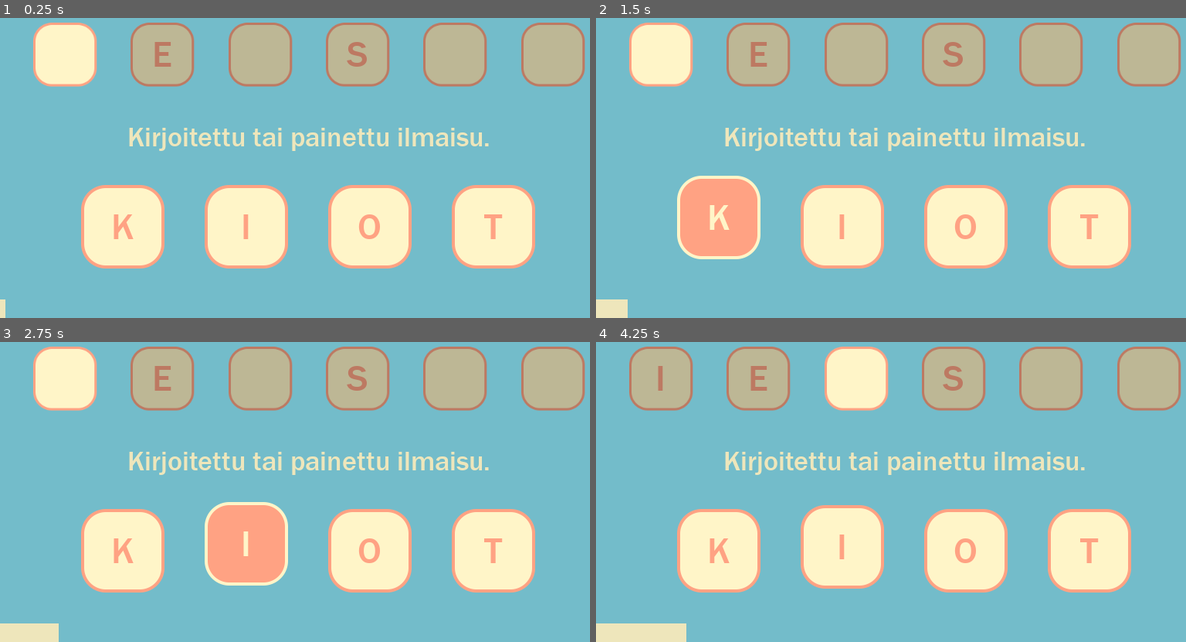
Above: before the commit, frames 1-4 (two rows, left to right).
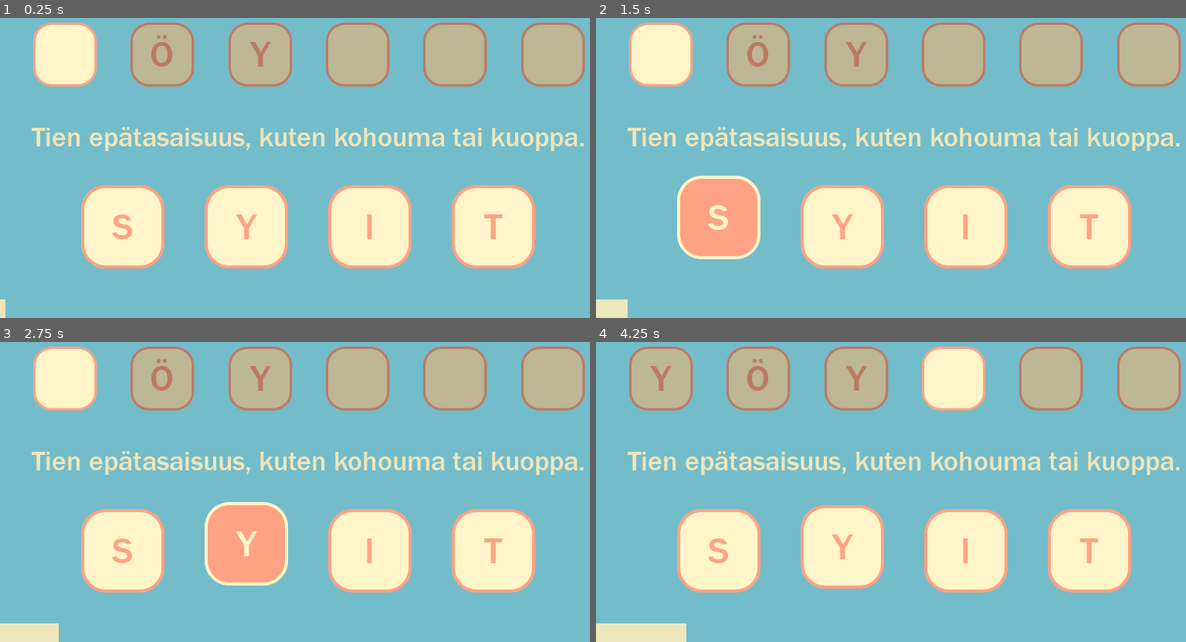
Above: after the commit, the same moments.

Repository: Tuizku/AisticoGamePrototypes
Game: Godot game, scene res://srv/game.tscn
Two runs of this game, one before a commit and one after it. Both use one fixed random seed, a clock stepped at 60 frames per second and the inputs below.
Inputs:
- Up to frame 1 (0.25 s): no input
- Up to frame 2 (1.5 s): tap Enter at 0.5 s; hold Up (ui_up) 0.53-1.28 s
- Up to frame 3 (2.75 s): hold Up (ui_up) from 2.03 s (still down)
- Up to frame 4 (4.25 s): release Up (ui_up) at 3.53 s

The runs differ from the first frame. In frame 1, 3.6% of the frame differs, in the area x 5-99%, y 5-74%; in frame 2, 3.6%; in frame 3, 3.6%; in frame 4, 7.7%, in the area x 5-99%, y 1-74%.

Commit message:
pikku update

Diff:
--- a/Sanapeli v.0.3/data/words.json
+++ b/Sanapeli v.0.3/data/words.json
@@ -186,5 +186,125 @@
   {
     "word": "pitkä",
     "definition": "Suuri pituudeltaan, päinvastainen kuin lyhyt."
+  },
+  {
+    "word": "huikka",
+    "definition": "Pikkuinen kulaukseen tarkoitettu määrä."
+  },
+  {
+    "word": "harppu",
+    "definition": "Musiikki-instrumentti, joka soitetaan sormilla tai plektralla."
+  },
+  {
+    "word": "myrkky",
+    "definition": "Myrkyllinen aine, voi aiheuttaa vahinkoa tai kuoleman."
+  },
+  {
+    "word": "talo",
+    "definition": "Asuinrakennus ihmisille tai eläimille."
+  },
+  {
+    "word": "tehota",
+    "definition": "Toimia tehokkaasti tai tuottavasti."
+  },
+  {
+    "word": "tuuli",
+    "definition": "Ilman liikkeestä aiheutuva ilmiö, tuottaa ilmavirtauksia."
+  },
+  {
+    "word": "tuhma",
+    "definition": "Käyttäytyminen, joka rikkoo sääntöjä tai normeja."
+  },
+  {
+    "word": "hyvyys",
+    "definition": "Hyväntahtoisuus ja rehellisyys."
+  },
+  {
+    "word": "orava",
+    "definition": "Pieni nisäkäs, joka asustaa puissa ja kerää pähkinöitä."
+  },
+  {
+    "word": "betoni",
+    "definition": "Rakennusmateriaali, joka koostuu sementistä, hiekasta ja vedestä."
+  },
+  {
+    "word": "elää",
+    "definition": "Olla elossa ja kokea elämän tapahtumia."
+  },
+  {
+    "word": "tässä",
+    "definition": "Lähellä oleva paikka tai ajankohta."
+  },
+  {
+    "word": "aihe",
+    "definition": "Tietty teema tai asia, josta keskustellaan tai kirjoitetaan."
+  },
+  {
+    "word": "paljon",
+    "definition": "Suuri määrä tai määrällisesti runsas."
+  },
+  {
+    "word": "rokote",
+    "definition": "Lääkeaine, joka auttaa suojaamaan sairauksilta."
+  },
+  {
+    "word": "viiri",
+    "definition": "Lipun tapainen lippu, joka heiluu tuulessa."
+  },
+  {
+    "word": "kärsiä",
+    "definition": "Tuntea kipua, haittaa tai vastoinkäymisiä."
+  },
+  {
+    "word": "töyssy",
+    "definition": "Tien epätasaisuus, kuten kohouma tai kuoppa."
+  },
+  {
+    "word": "lounas",
+    "definition": "Päivän keskipäivän ateria."
+  },
+  {
+    "word": "outlet",
+    "definition": "Paikka, josta voi ostaa tuotteita alennettuun hintaan."
+  },
+  {
+    "word": "kooste",
+    "definition": "Yhteenveto tai kokoelma asioista."
+  },
+  {
+    "word": "parkki",
+    "definition": "Paikka, johon autot pysäköidään."
+  },
+  {
+    "word": "rikkoa",
+    "definition": "Aiheuttaa vahinkoa tai hajottaa jotain."
+  },
+  {
+    "word": "keinu",
+    "definition": "Istuintyyppinen leikkiväline, joka liikkuu edestakaisin."
+  },
+  {
+    "word": "vaahto",
+    "definition": "Ilmakuplilla täytetty neste, kuten saippuavesi."
+  },
+  {
+    "word": "pesä",
+    "definition": "Eläinten tai lintujen koti tai lisääntymispaikka."
+  },
+  {
+    "word": "kinkku",
+    "definition": "Sianlihasta valmistettu ruokalaji, usein juhlapöydässä."
+  },
+  {
+    "word": "almu",
+    "definition": "Vähävaraiselle annettava apu tai lahjoitus."
+  },
+  {
+    "word": "lepo",
+    "definition": "Tila, jossa keho ja mieli saavat levätä ja palautua."
+  },
+  {
+    "word": "kehä",
+    "definition": "Pyöreä tai renkaanmuotoinen muoto tai alue."
   }
 ]
--- a/Sanapeli v.0.3/srv/game_controller.gd
+++ b/Sanapeli v.0.3/srv/game_controller.gd
@@ -11,7 +11,7 @@
 
 # Whole Game Variables
 var difficulty : float = 0.5 # between 0 and 1 (1 is hardest)
-var playingWordNum : int = 0
+var playingWordNum : int = 1
 var points : Array
 
 # One Game Variables
@@ -60,8 +60,6 @@
 		if word_start_chrs[i] != "": word += word_start_chrs[i]
 		else: word += " "
 	check_word() # Finds the editingCharIndex
-
-	playingWordNum += 1
 func select_word():
 	# Selects a random word from data
 	var index
@@ -136,12 +134,7 @@
 	# If the word is filled, code gets here
 	editingCharIndex = -1
 	emit_signal("editing_char_selected", editingCharIndex)
-
-	if playingWordNum >= 6:
-		add_points()
-		Global.Points = points
-		if get_tree().change_scene("res://srv/end.tscn") != OK: print("scene change failed")
-	else: cutscene()
+	cutscene()
 func cutscene():
 	# START OF CUTSCENE
 
@@ -150,24 +143,30 @@
 	editingWord = false
 	var time = max(0, timeLeft - 3)
 
+
 	# Show the correct word and if you were correct
 	emit_signal("hide_boxes", "sel")
 	emit_signal("word_created", selectedWord["word"])
 	if points[len(points) - 1] != 0:
-		#middleText.modulate = Color.green
 		middleText.bbcode_text = "[center]" + funcs.random_correct_sentence()
 		emit_signal("answer_animation", true)
 	else:
-		#middleText.modulate = Color.lightcoral
 		middleText.bbcode_text = "[center]" + funcs.random_wrong_sentence()
 		emit_signal("answer_animation", false)
 	yield(get_tree().create_timer(3), "timeout")
 
 
+	# Potential finish to game
+	print("playingwordnum: " + str(playingWordNum))
+	if playingWordNum >= 6:
+		Global.Points = points
+		yield(get_tree().create_timer(time), "timeout")
+		if get_tree().change_scene("res://srv/end.tscn") != OK: print("scene change failed")
+
+
 
 	# MIDDLE OF CUTSCENE (new word and possibly an early hint)
 	var parent : BoxContainer = middleText.get_parent()
-	#middleText.modulate = Color.white
 
 	# if early hint cutscene would take more than 1 seconds, display it
 	if time >= 1:
@@ -186,8 +185,8 @@
 
 
 	# END OF CUTSCENE
-	#parent.alignment = BoxContainer.ALIGN_CENTER
 	editingWord = true
+	playingWordNum += 1
 	emit_signal("show_boxes", "all")
 func add_points():
 	points.append(0)
Not shown, added: (Kuvat ja videot)/Chat GPT sanapeli ideoiden päättely 30-50v naisiin.png
Not shown, added: (Kuvat ja videot)/Salmon Sushi sanapeli lookki.png
Not shown, added: (Kuvat ja videot)/Sanapeli animaatiot.mp4
Not shown, added: (Kuvat ja videot)/boxit glitchas.png
